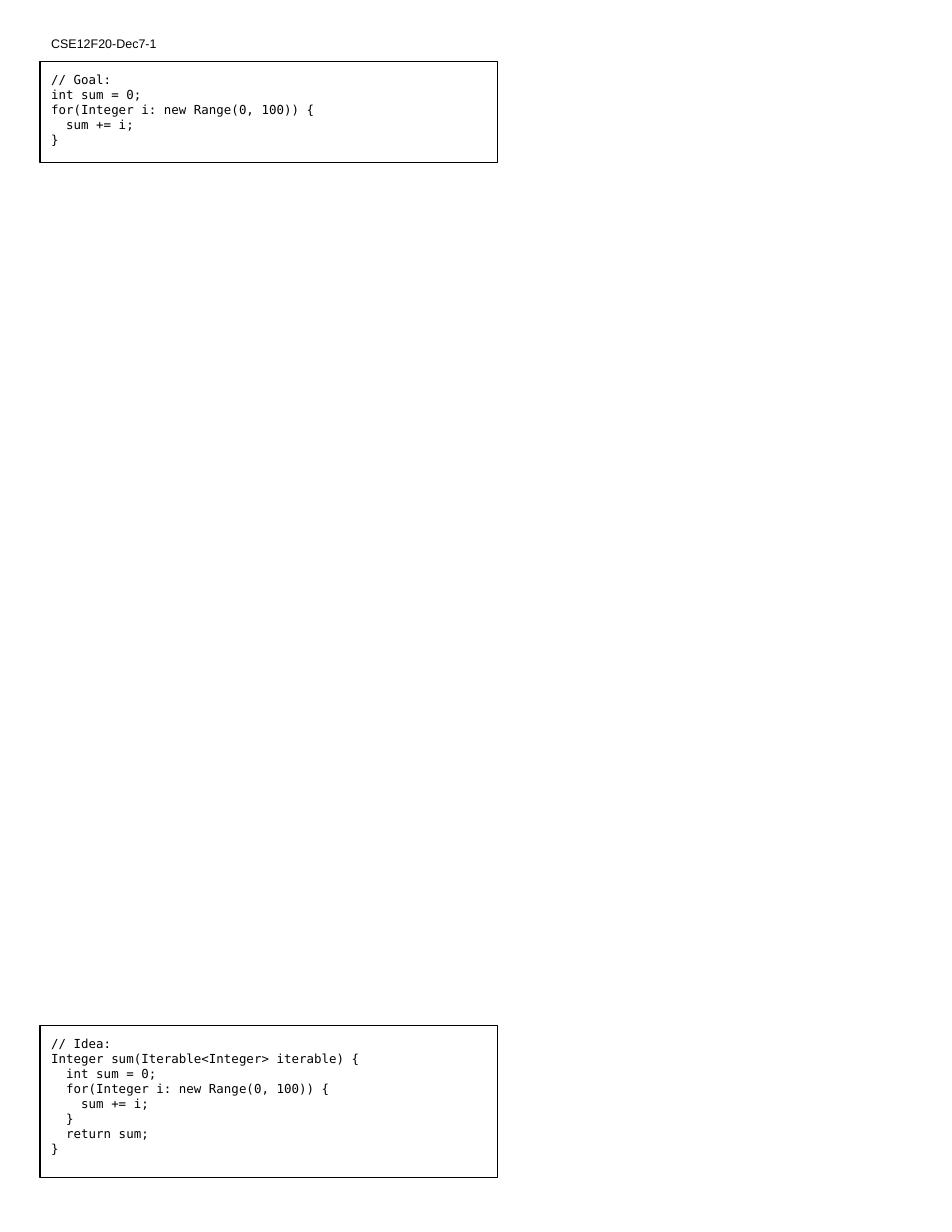
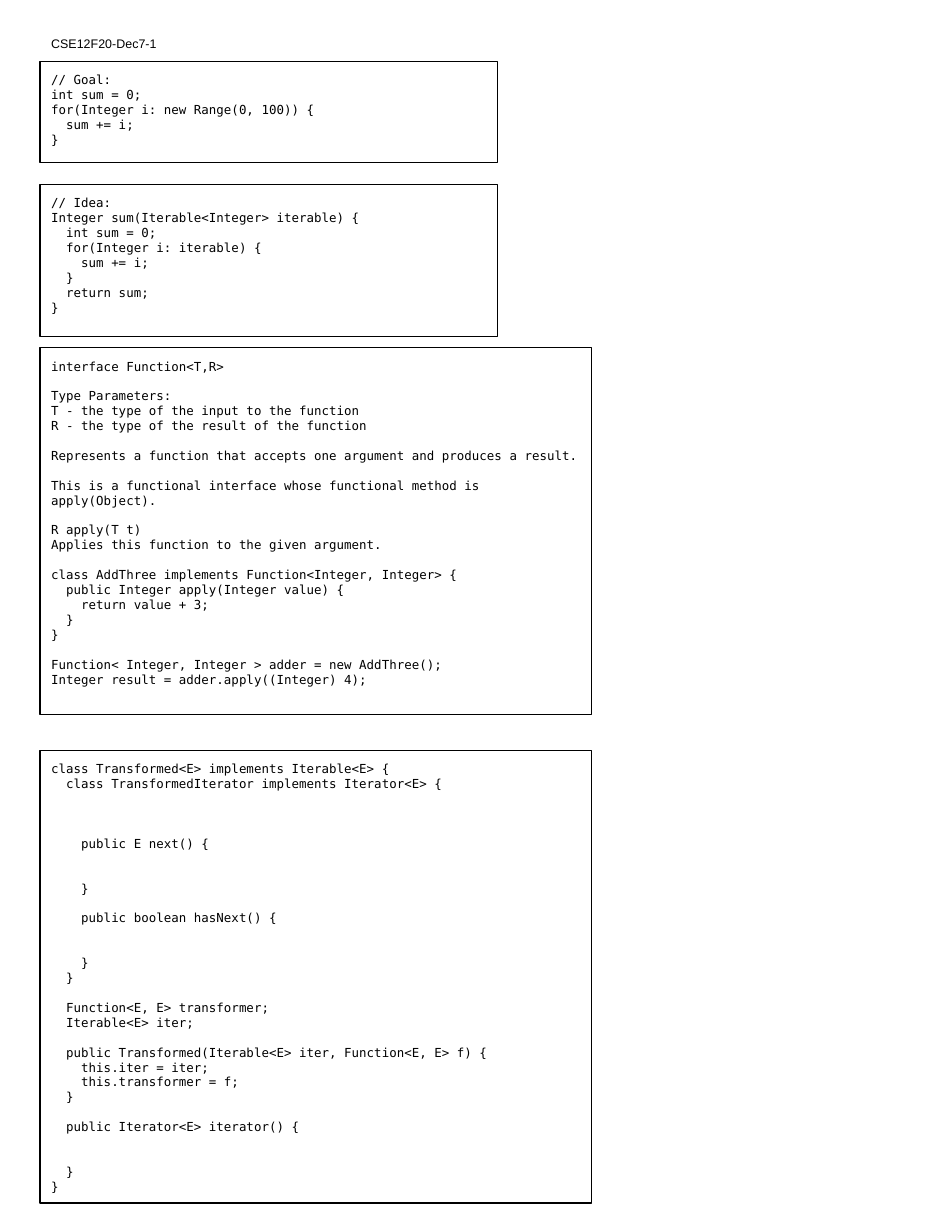
Before and after one commit to ucsd-cse12-f20/ucsd-cse12-f20.github.io, a slide deck: slide 1 of lectures/lecture-25/CSE12F20-Lecture-25-Iteration.pptx. Drawn at 952x1232 pixels with LibreOffice and Linux fonts; fonts in the diff are those of the drawing. Boxes give left, top, right and bottom in pixels: in the first picture for what was removed or moved away, otherwise in the second. Text is boxed around its words. In the diff, an @@ line names an element or a change of style, - is before the commit and + after.

Commit message:
Pre Lecture 25

```diff
--- a/lectures/lecture-25/CSE12F20-Lecture-25-Iteration.pptx
+++ b/lectures/lecture-25/CSE12F20-Lecture-25-Iteration.pptx
@@ rectangle "// Idea:" moved from (x1=40, y1=1025, x2=497, y2=1177) to (x1=40, y1=184, x2=497, y2=336) @@
@@ text in rectangle at (x1=66, y1=242, x2=247, y2=255): text changed @@
-for(Integer i: new Range(0, 100)) {
+for(Integer i: iterable) {
@@ rectangle added at (x1=40, y1=347, x2=592, y2=713), outline #000000 0.75 pt, 8 pt, text #000000 @@
+interface Function<T,R>
+Type Parameters:
+T - the type of the input to the function
+R - the type of the result of the function
+Represents a function that accepts one argument and produces a result.
+This is a functional interface whose functional method is apply(Object).
+R apply(T t)
+Applies this function to the given argument.
+class AddThree implements Function<Integer, Integer> {
+public Integer apply(Integer value) {
+return value + 3;
+}
+}
+Function< Integer, Integer > adder = new AddThree();
+Integer result = adder.apply((Integer) 4);
@@ rectangle added at (x1=40, y1=750, x2=592, y2=1203), outline #000000 0.75 pt, 8 pt, text #000000 @@
+class Transformed<E> implements Iterable<E> {
+class TransformedIterator implements Iterator<E> {
+public E next() {
+}
+public boolean hasNext() {
+}
+}
+Function<E, E> transformer;
+Iterable<E> iter;
+public Transformed(Iterable<E> iter, Function<E, E> f) {
+this.iter = iter;
+this.transformer = f;
+}
+public Iterator<E> iterator() {
+}
+}
```
Also in this commit, not shown: 1 slide added, 23 other files.
